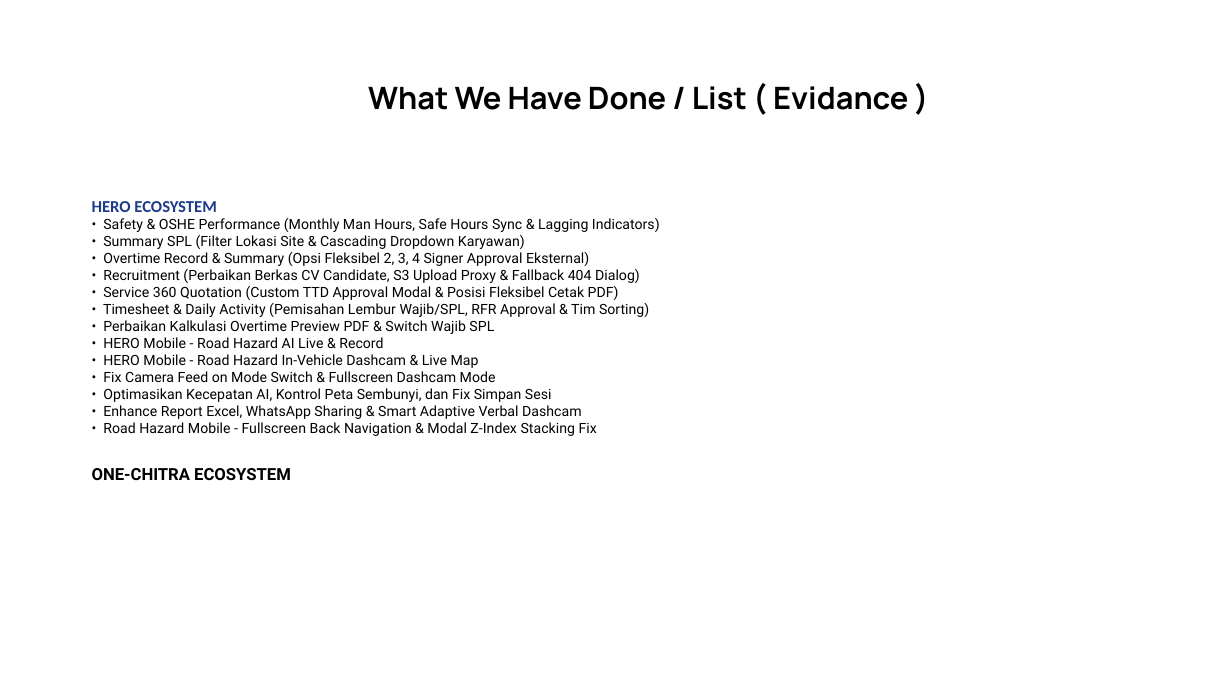
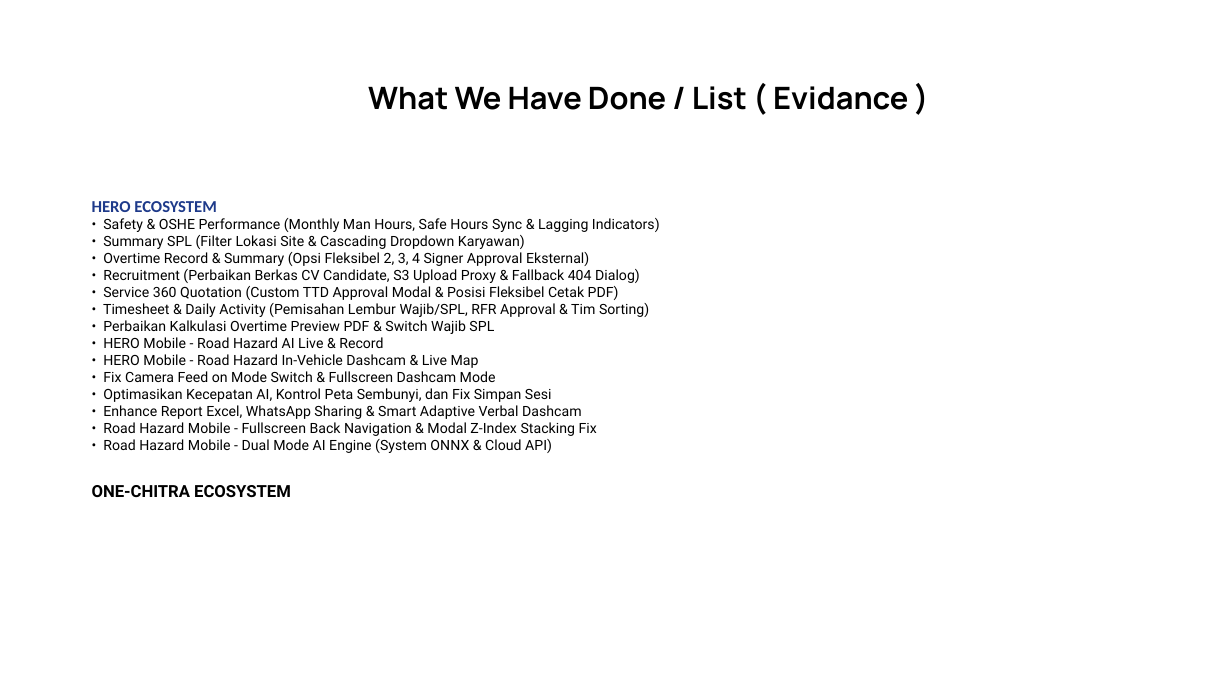
Before and after one commit to Annaskhadafi/hero, a slide deck: slide 4 of Monthly/MONTHLY NOVEMBER 2026 SDS.pptx. Drawn at 1232x693 pixels with LibreOffice and Linux fonts; fonts in the diff are those of the drawing; background and template pictures are left out. Boxes give left, top, right and bottom in pixels: in the first picture for what was removed or moved away, otherwise in the second. Text is boxed around its words. In the diff, an @@ line names an element or a change of style, - is before the commit and + after.

Commit message:
feat(mobile): add dual mode road hazard AI engine (system onnx & cloud api) with 0-100% sensitivity slider

```diff
--- a/Monthly/MONTHLY NOVEMBER 2026 SDS.pptx
+++ b/Monthly/MONTHLY NOVEMBER 2026 SDS.pptx
@@ text at [103,439,552,453]: paragraph added @@
+• Road Hazard Mobile - Dual Mode AI Engine (System ONNX & Cloud API)
```
Also in this commit, not shown: 1 slide added, 8 other files.
